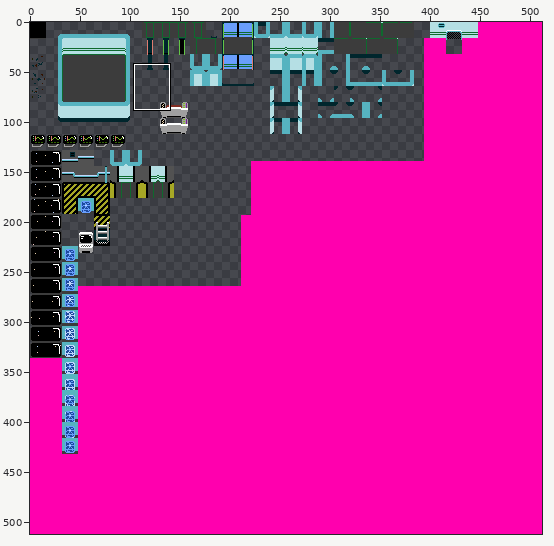
Edited in one commit: sprite sheet (Assets/Resources/Sprites/tileset.png). Above: a wide view before the commit, with the close-up outlined.
Close-up. Before the edit:
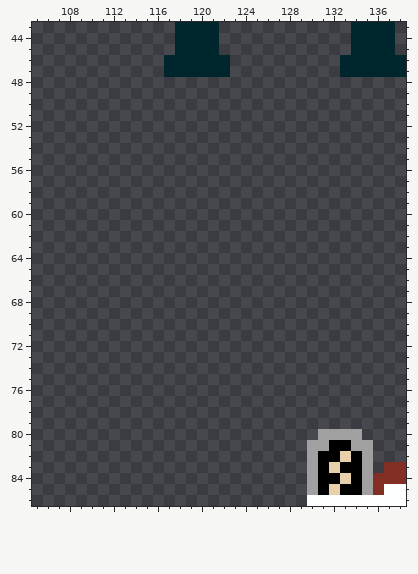
The file is 512x512 pixels. Shown: x 105..138, y 43..86.
Once edited:
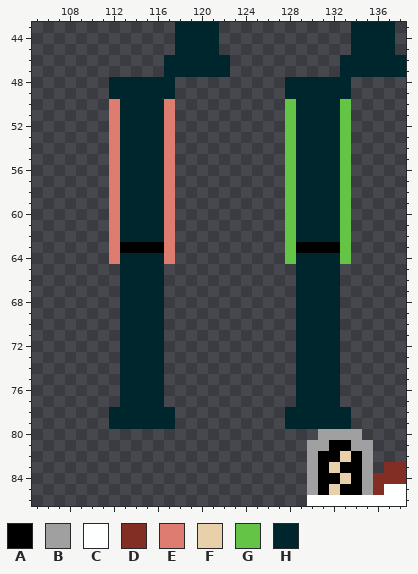
Palette (. is transparent): A #000000  B #a0a0a0  C #feffff  D #822e24  E #de7c70  F #e8d0aa  G #63c446  H #00262d
Message: Update tileset.png Added left side doors for lift
What changed:
@@ x 105..138 @@
 47 ............HHHHHH..........HHHHHH
-48 ..................................
-49 ..................................
-50 ..................................
-51 ..................................
-52 ..................................
-53 ..................................
-54 ..................................
-55 ..................................
-56 ..................................
-57 ..................................
-58 ..................................
-59 ..................................
-60 ..................................
-61 ..................................
-62 ..................................
-63 ..................................
-64 ..................................
-65 ..................................
-66 ..................................
-67 ..................................
-68 ..................................
-69 ..................................
-70 ..................................
-71 ..................................
-72 ..................................
-73 ..................................
-74 ..................................
-75 ..................................
-76 ..................................
-77 ..................................
-78 ..................................
-79 ..................................
+48 .......HHHHHH..........HHHHHH.....
+49 .......HHHHHH..........HHHHHH.....
+50 .......EHHHHE..........GHHHHG.....
+51 .......EHHHHE..........GHHHHG.....
+52 .......EHHHHE..........GHHHHG.....
+53 .......EHHHHE..........GHHHHG.....
+54 .......EHHHHE..........GHHHHG.....
+55 .......EHHHHE..........GHHHHG.....
+56 .......EHHHHE..........GHHHHG.....
+57 .......EHHHHE..........GHHHHG.....
+58 .......EHHHHE..........GHHHHG.....
+59 .......EHHHHE..........GHHHHG.....
+60 .......EHHHHE..........GHHHHG.....
+61 .......EHHHHE..........GHHHHG.....
+62 .......EHHHHE..........GHHHHG.....
+63 .......EAAAAE..........GAAAAG.....
+64 .......EHHHHE..........GHHHHG.....
+65 ........HHHH............HHHH......
+66 ........HHHH............HHHH......
+67 ........HHHH............HHHH......
+68 ........HHHH............HHHH......
+69 ........HHHH............HHHH......
+70 ........HHHH............HHHH......
+71 ........HHHH............HHHH......
+72 ........HHHH............HHHH......
+73 ........HHHH............HHHH......
+74 ........HHHH............HHHH......
+75 ........HHHH............HHHH......
+76 ........HHHH............HHHH......
+77 ........HHHH............HHHH......
+78 .......HHHHHH..........HHHHHH.....
+79 .......HHHHHH..........HHHHHH.....
 80 ..........................BBBB....
Pixel boxes of the changes (left, top, right, bottom) in both close-ups:
added: (109, 77, 175, 429)
added: (285, 77, 351, 429)
